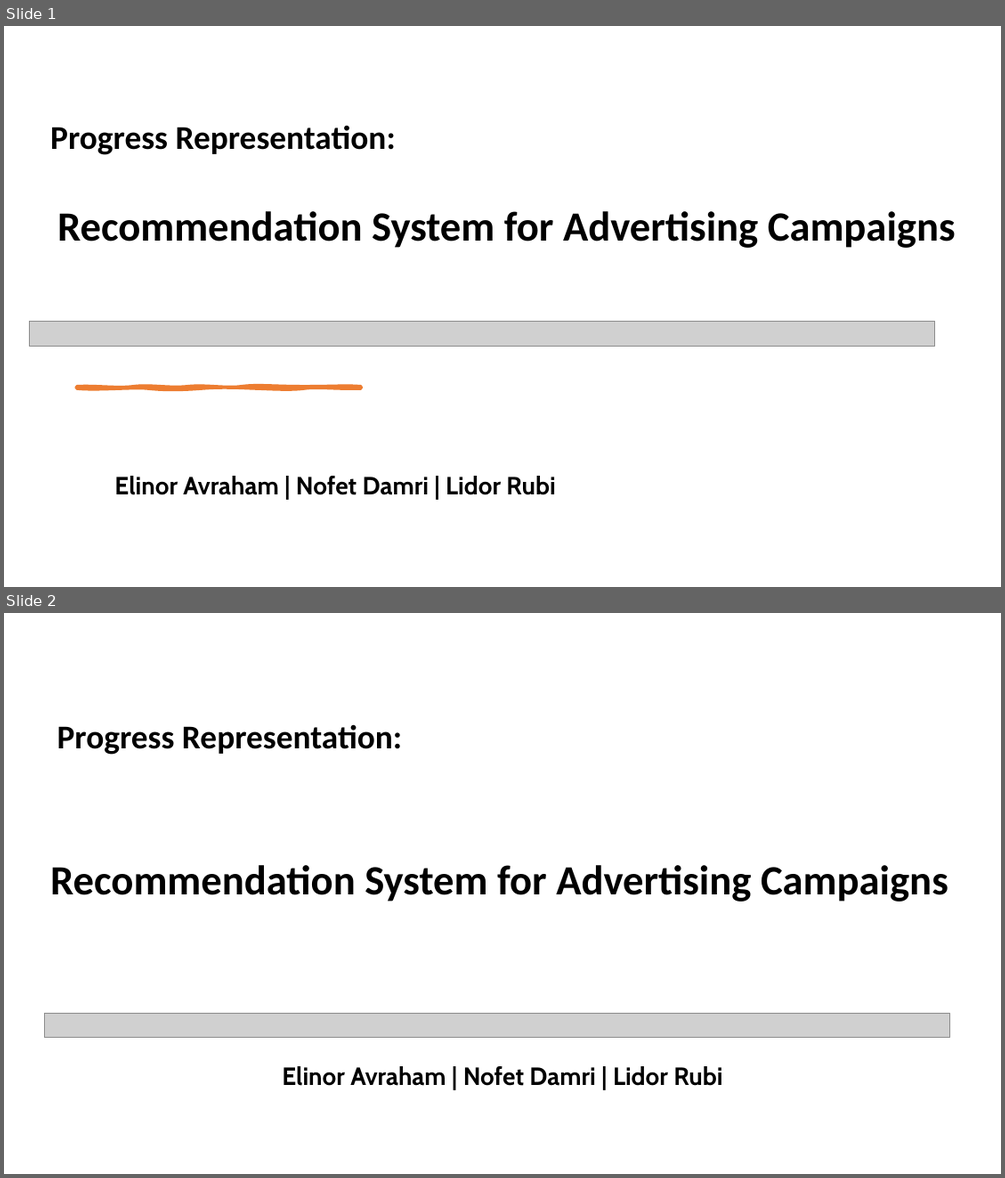
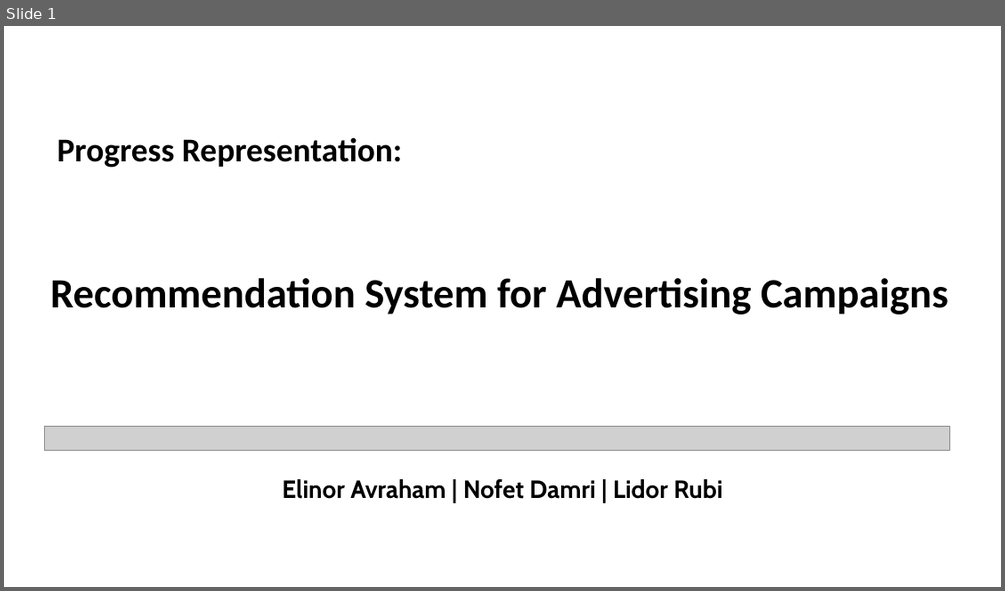
Before and after one commit to elinorav/Recommendation-System, a slide deck: Docs/Progress presentation 30.11.21.pptx. Shown one above the other, each under a label of ours: slides 1 and 2 before the commit, slide 1 after it. The pictures are 1005x1178 and 1005x591 pixels, drawn with LibreOffice and Linux fonts; fonts in the diff are those of the drawing; grey boxes stand for pictures; background and template pictures are left out. Boxes give left, top, right and bottom in pixels: in the first picture for what was removed or moved away, otherwise in the second. Text is boxed around its words. In the diff, an @@ line names an element or a change of style, - is before the commit and + after.

```diff
--- a/Docs/Progress presentation 30.11.21.pptx
+++ b/Docs/Progress presentation 30.11.21.pptx
@@ slide 1 removed at <box>4,26,1001,587</box>, background #FFFFFF @@
@@ title removed at <box>50,126,396,155</box> @@
-Progress Representation:
@@ text removed at <box>57,211,955,248</box> @@
-Recommendation System for Advertising Campaigns
@@ picture removed at <box>30,321,935,346</box> @@
@@ freeform shape removed at <box>77,386,361,388</box> @@
@@ text removed at <box>114,475,555,495</box> @@
-Elinor Avraham | Nofet Damri | Lidor Rubi
@@ what was slide 2 is now slide 1 @@
```
